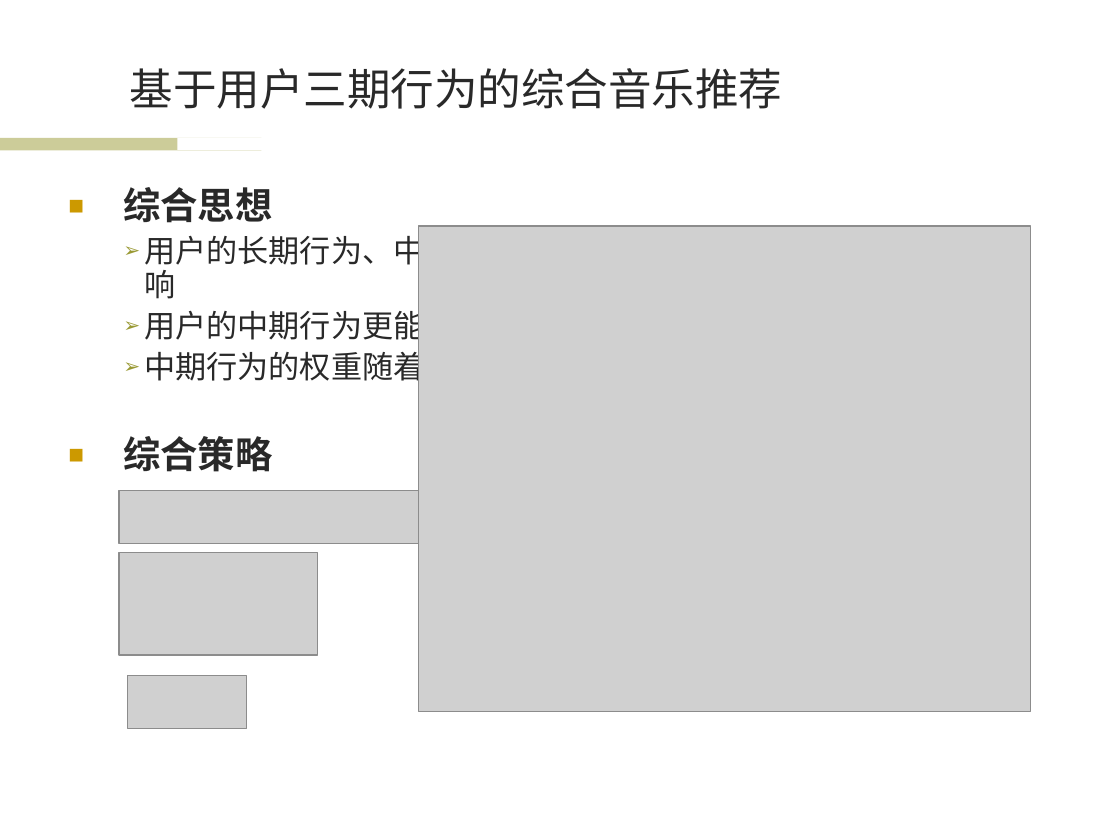
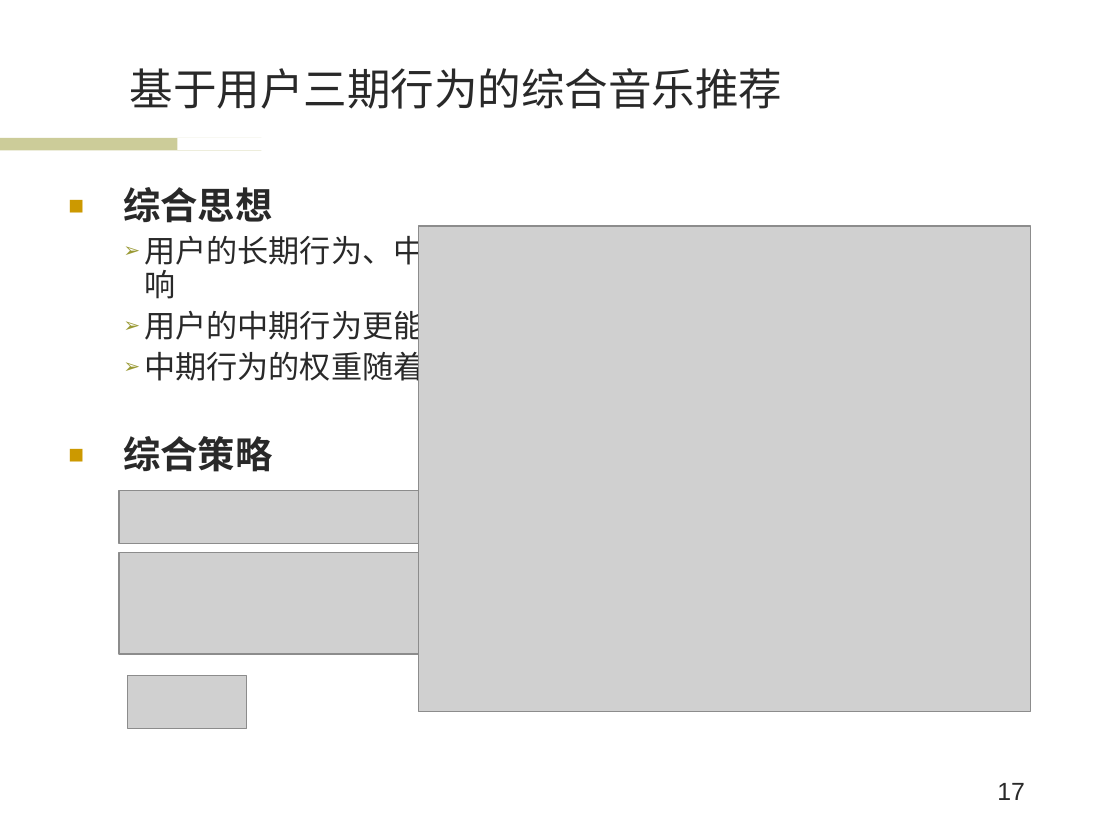
Before and after one commit to wwssttt/NJUThesis, a slide deck: slide 17 of ppt/一种基于时间序列分析的个性化音乐推荐系统及其实现.ppt. Drawn at 1120x840 pixels with LibreOffice and Linux fonts; fonts in the diff are those of the drawing; grey boxes stand for pictures; background and template pictures are left out. Boxes give left, top, right and bottom in pixels: in the first picture for what was removed or moved away, otherwise in the second. Text is boxed around its words. In the diff, an @@ line names an element or a change of style, - is before the commit and + after.

```diff
--- a/ppt/一种基于时间序列分析的个性化音乐推荐系统及其实现.ppt
+++ b/ppt/一种基于时间序列分析的个性化音乐推荐系统及其实现.ppt
@@ picture: place and size @@
-picture at bbox=[119, 552, 317, 655]
+picture at bbox=[119, 552, 436, 654]
@@ page number added at bbox=[997, 783, 1025, 800], 16 pt, text #292929 @@
+17
```
Also in this commit, not shown: 33 other slides changed.
